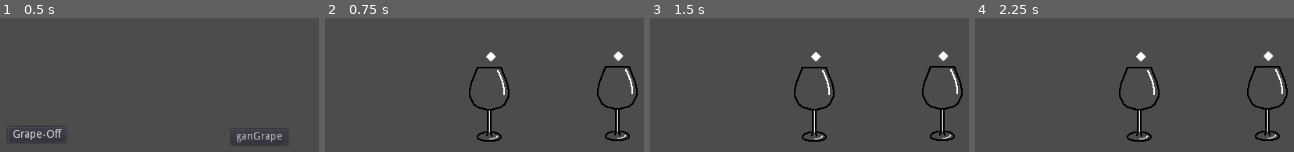
Above: before the commit, frames 1-4 (left to right).
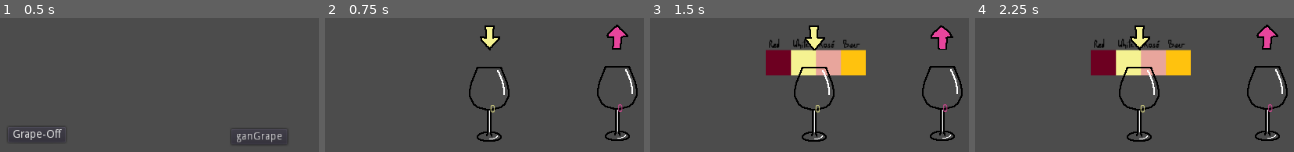
Above: after the commit, the same moments.

Repository: fabian-bubla/Leberolympiade
Game: Godot game, scene res://assets/StartScreen/StartScreen.tscn
The game is run twice, just before and just after one commit, with the same random seed, the same clock (stepped at 60 frames per second) and the same inputs. Sound files missing from this copy of the repository are replaced by a short silence.
Inputs (mouse positions are in pixels of both pictures, inside the frame that each line leads up to):
- Up to frame 1 (0.5 s): no input
- Up to frame 2 (0.75 s): click "Grape-Off" at 0.5 s
- Up to frame 3 (1.5 s): tap Enter (ui_accept) at 1.25 s; move the mouse to (outside the picture) at 1.27 s; hold Right (ui_right) from 1.28 s (still down); click (outside the picture) at 1.42 s
- Up to frame 4 (2.25 s): tap Enter (ui_accept) at 1.52, 2 s; release Right (ui_right) at 2 s; drag from (outside the picture) to (outside the picture) at 2.02 s

Frame 1 is identical in both runs. In frame 2, 1.8% of the frame differs, in the area x 48-95%, y 5-71%; in frame 3, 8.1%, in the area x 36-95%, y 5-71%; in frame 4, 8.1%.
Error before the commit: Parse Error: Indented block expected after declaration of "set_combo_meter" function. (res://assets/WineGlass/WineGlass.gd:142)

Commit message:
modulate off all players

Diff:
--- a/assets/Duel_Scene.tscn
+++ b/assets/Duel_Scene.tscn
@@ -7,6 +7,8 @@
 [node name="WineGlass" parent="." instance=ExtResource( 1 )]
 position = Vector2( 479.458, 257.709 )
 Control_Scheme = 0
+player_color_key = 1
 
 [node name="WineGlass2" parent="." instance=ExtResource( 1 )]
 position = Vector2( 642.56, 257.024 )
+player_color_key = 2
--- a/assets/WineGlass/WineGlass.gd
+++ b/assets/WineGlass/WineGlass.gd
@@ -11,8 +11,16 @@
 
 var wine_fill_value: float = 9.0
 export (int) var Control_Scheme = 0
+export var combo_attack_threshhold = 5
+export var player_color_key = 0
+var input_blocked = false
 
-var input_blocked = false
+var player_color_dict = {
+	0: "6e0022",
+	1: "f6f392",
+	2: 'e9469d',
+	3: 'ffc30f',
+}
 
 onready var int_button_dict = Controls[Control_Scheme]
 var Controls = [
@@ -47,6 +55,7 @@
 func _ready():
 	randomize()
 	generate_arrow_presses()
+	modulate_all_assets(player_color_dict[player_color_key])
 #	for i in Stats.max_score:
 #		Input_left.append(randi() % 4)
 
@@ -79,7 +88,7 @@
 
 
 func increment():
-
+	set_combo_meter()
 	if !inverted_flag:
 		current_score = current_score + 1
 	else:
@@ -133,8 +142,26 @@
 	input_blocked = true
 	$xSprite.visible = true
 	yield($BlockTimer,"timeout")
+	set_combo_meter(true)
 	input_blocked = false
 	$xSprite.visible = false
 	pass
 
-func set_combo_meter():
+func set_combo_meter(reset=false):
+	if reset == true:
+		combo_meter = 0
+		$ComboMeter.text = str(0)
+	else:
+		combo_meter += 1
+		$ComboMeter.text = str(combo_meter)
+
+func modulate_all_assets(color_code):
+	#Wine
+	$Wine/Wine.set_modulate(Color(color_code))
+	#all Arrows
+	for i in $Arrows.get_children():
+		i.set_modulate(Color(color_code))
+	#ComboMeter
+	$ComboMeter.set_modulate(Color(color_code))
+	print(color_code)
+	pass
--- a/assets/WineGlass/WineGlass.tscn
+++ b/assets/WineGlass/WineGlass.tscn
@@ -2,14 +2,13 @@
 
 [ext_resource path="res://assets/old/Wine.gd" type="Script" id=1]
 [ext_resource path="res://assets/WineGlass/WineGlass01.png" type="Texture" id=2]
-[ext_resource path="res://assets/TempArrows/TempArrow.png" type="Texture" id=3]
+[ext_resource path="res://assets/_Arrows/Arrows.tscn" type="PackedScene" id=3]
 [ext_resource path="res://assets/WineGlass/WineRed_01.png" type="Texture" id=4]
 [ext_resource path="res://assets/WineGlass/WineGlass.gd" type="Script" id=5]
 [ext_resource path="res://assets/WineGlass/ColorReference01.png" type="Texture" id=6]
 
 [node name="WineGlass" type="Node2D"]
 script = ExtResource( 5 )
-controller_id = null
 Control_Scheme = 1
 
 [node name="xSprite" type="Sprite" parent="."]
@@ -42,24 +41,6 @@
 
 [node name="Tween" type="Tween" parent="."]
 
-[node name="Arrows" type="Node2D" parent="."]
-position = Vector2( 1.75685, -60.7006 )
-
-[node name="TempArrowLeft" type="Sprite" parent="Arrows"]
-texture = ExtResource( 3 )
-
-[node name="TempArrowRight" type="Sprite" parent="Arrows"]
-rotation = -3.14159
-texture = ExtResource( 3 )
-
-[node name="TempArrowUp" type="Sprite" parent="Arrows"]
-rotation = 1.5708
-texture = ExtResource( 3 )
-
-[node name="TempArrowDown" type="Sprite" parent="Arrows"]
-rotation = 4.71239
-texture = ExtResource( 3 )
-
 [node name="WinTimer" type="Timer" parent="."]
 
 [node name="BlockTimer" type="Timer" parent="."]
@@ -68,6 +49,25 @@
 [node name="ComboMeter" type="Label" parent="."]
 margin_right = 40.0
 margin_bottom = 14.0
+text = "0"
 __meta__ = {
 "_edit_use_anchors_": false
 }
+
+[node name="Arrows" parent="." instance=ExtResource( 3 )]
+position = Vector2( -0.21291, -156.992 )
+rotation = 3.14159
+
+[node name="ArrowUp" parent="Arrows" index="0"]
+visible = true
+
+[node name="ArrowRight" parent="Arrows" index="1"]
+visible = true
+
+[node name="ArrowDown" parent="Arrows" index="2"]
+visible = true
+
+[node name="ArrowLeft" parent="Arrows" index="3"]
+visible = true
+
+[editable path="Arrows"]
--- a/assets/WineGlass/WineGlassSimon.tscn
+++ b/assets/WineGlass/WineGlassSimon.tscn
@@ -40,22 +40,18 @@
 [node name="ArrowUp" parent="Arrows" index="0"]
 visible = true
 position = Vector2( 1, -76 )
-frame = 1
 
 [node name="ArrowRight" parent="Arrows" index="1"]
 visible = true
 position = Vector2( 1, -76 )
-frame = 0
 
 [node name="ArrowDown" parent="Arrows" index="2"]
 visible = true
 position = Vector2( 1, -76 )
-frame = 0
 
 [node name="ArrowLeft" parent="Arrows" index="3"]
 visible = true
 position = Vector2( 1, -76 )
-frame = 1
 
 [node name="WinTimer" type="Timer" parent="."]
 
--- a/assets/_Arrows/Arrows.tscn
+++ b/assets/_Arrows/Arrows.tscn
@@ -4,11 +4,11 @@
 
 [node name="Arrows" type="Node2D"]
 
-[node name="ArrowUp" type="AnimatedSprite" parent="."]
+[node name="ArrowLeft" type="AnimatedSprite" parent="."]
 visible = false
 position = Vector2( 0, -72 )
 frames = ExtResource( 1 )
-animation = "Up"
+animation = "Left"
 playing = true
 
 [node name="ArrowRight" type="AnimatedSprite" parent="."]
@@ -19,6 +19,13 @@
 frame = 2
 playing = true
 
+[node name="ArrowUp" type="AnimatedSprite" parent="."]
+visible = false
+position = Vector2( 0, -72 )
+frames = ExtResource( 1 )
+animation = "Up"
+playing = true
+
 [node name="ArrowDown" type="AnimatedSprite" parent="."]
 visible = false
 position = Vector2( 0, -72 )
@@ -26,10 +33,3 @@
 animation = "Down"
 frame = 2
 playing = true
-
-[node name="ArrowLeft" type="AnimatedSprite" parent="."]
-visible = false
-position = Vector2( 0, -72 )
-frames = ExtResource( 1 )
-animation = "Left"
-playing = true
